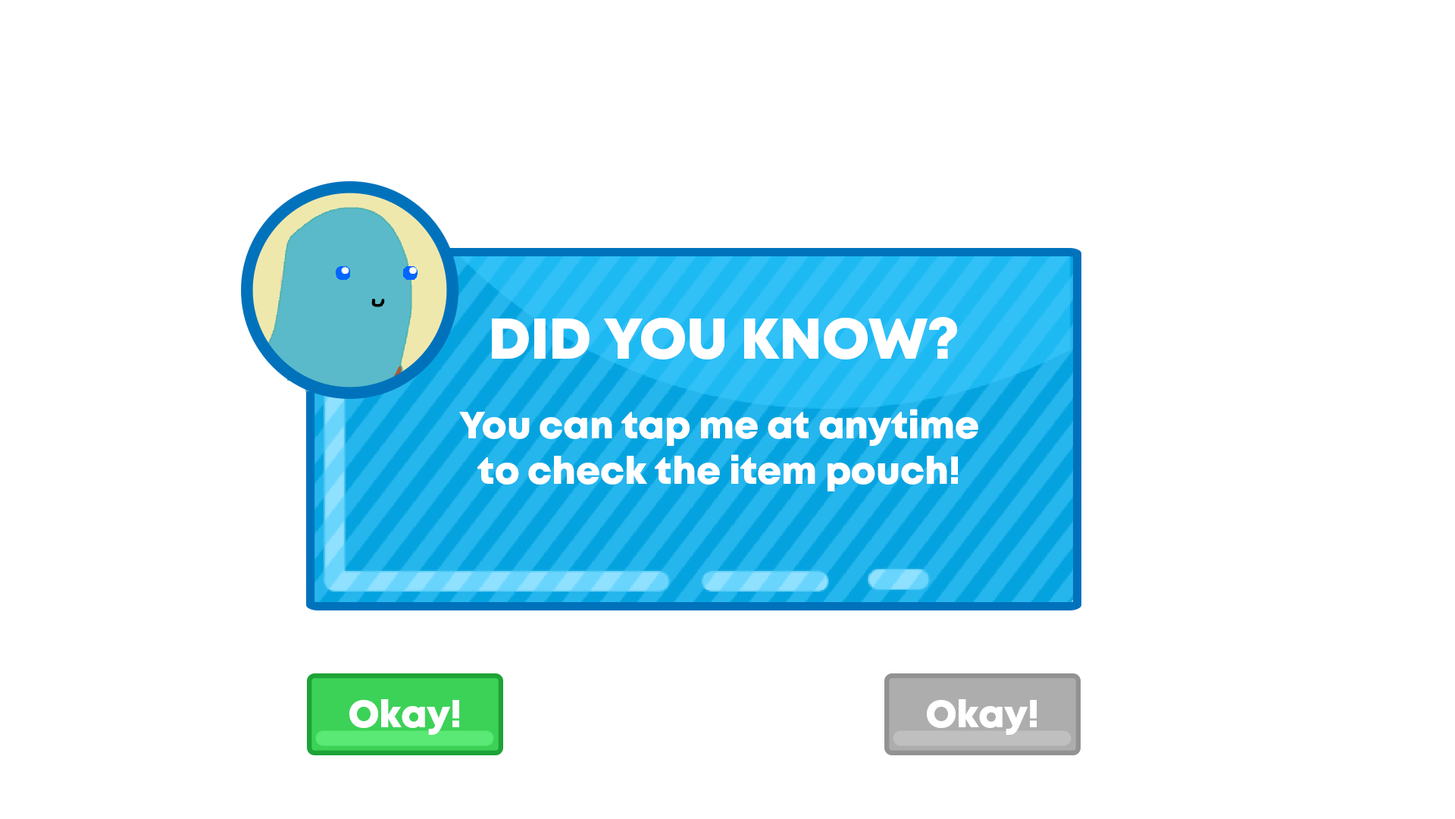
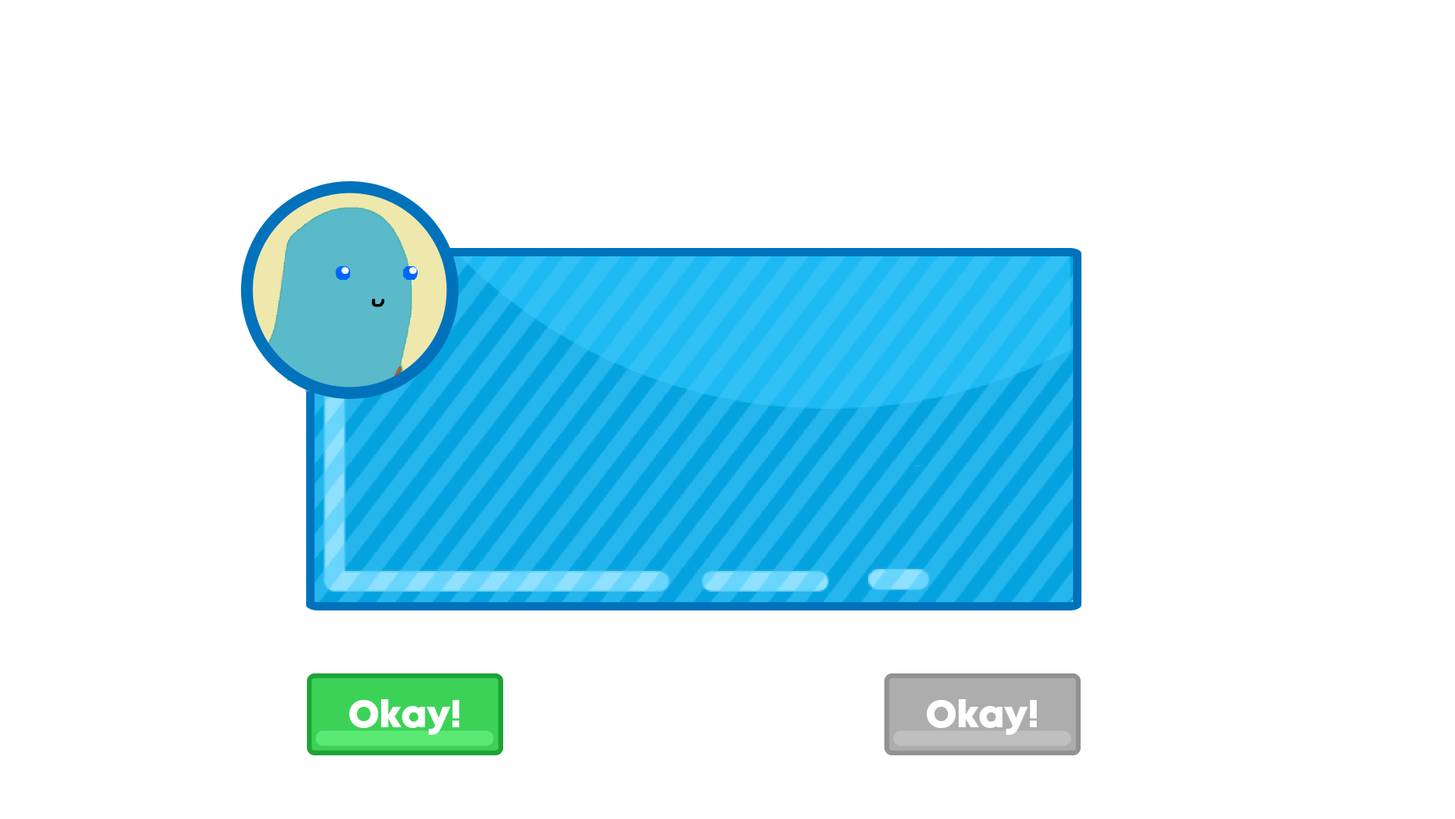
Layered file, before and after one edit (1455×819). Changes by layer:
hid "Body Text" over [459, 408, 979, 492]
hid "DID YOU KNOW?" over [491, 316, 958, 360]
